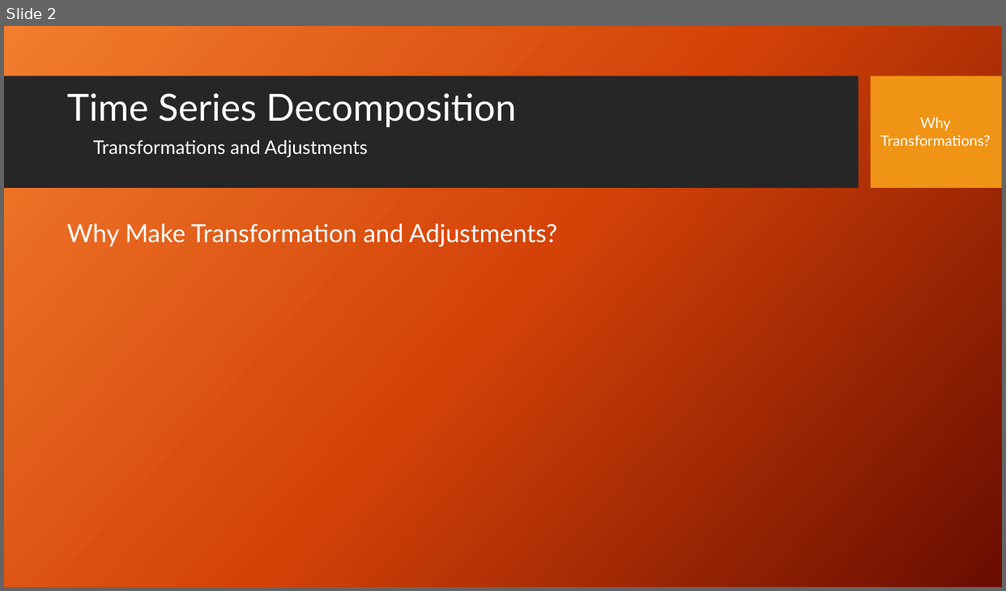
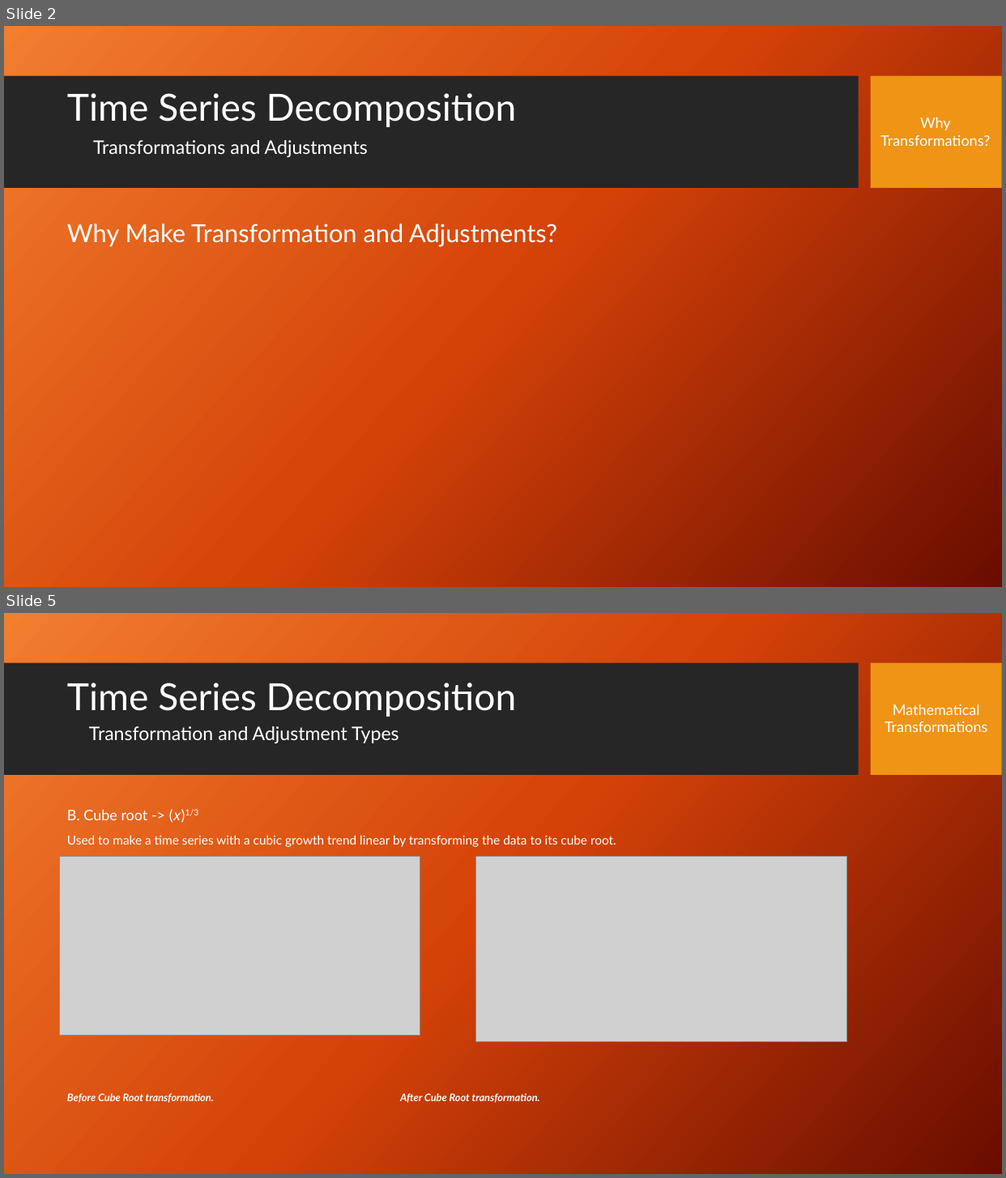
Before and after one commit to stephen-haslett/data-624, a slide deck: Data624TimeSeriesDecompPresentation.pptx. Shown one above the other, each under a label of ours: slide 2 before the commit, slides 2 and 5 after it; the slides between them are not shown. The pictures are 1006x591 and 1006x1178 pixels, drawn with LibreOffice and Linux fonts; fonts in the diff are those of the drawing; grey boxes stand for pictures; background and template pictures are left out. Boxes give left, top, right and bottom in pixels: in the first picture for what was removed or moved away, otherwise in the second. Text is boxed around its words. In the diff, an @@ line names an element or a change of style, - is before the commit and + after.

```diff
--- a/Data624TimeSeriesDecompPresentation.pptx
+++ b/Data624TimeSeriesDecompPresentation.pptx
@@ slide 5 added at <box>4,613,1002,1174</box>, background picture (left out); not listed: 2 template elements that a slide beside it also shows @@
@@ title added at <box>67,683,517,717</box>, 36 pt, text #FFFFFF @@
+Time Series Decomposition
@@ text added at <box>884,704,987,732</box>, 14 pt, text #FFFFFF @@
+Mathematical
+Transformations
@@ text added at <box>89,726,399,743</box>, 18 pt, text #FFFFFF @@
+Transformation and Adjustment Types
@@ text added at <box>67,809,616,1103</box>, 12 pt, text #FFFFFF @@
+B. Cube root -> (𝑥)1/3
+Used to make a time series with a cubic growth trend linear by transforming the data to its cube root.
+Before Cube Root transformation. After Cube Root transformation.
@@ picture added at <box>59,856,420,1036</box> @@
@@ picture added at <box>475,856,846,1042</box> @@
```
Also in this commit, not shown: 3 slides changed, 2 other slides added, 1 slide removed.
